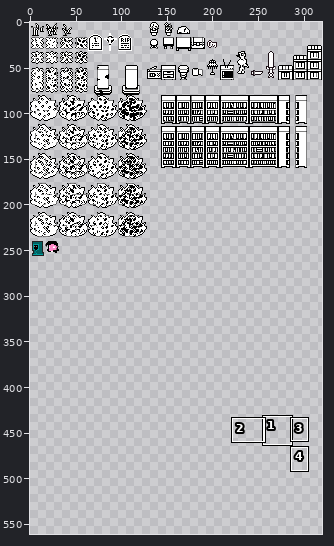
Sprite sheet -- Cross My Heart Game/Assets/Art/objects.png. The first picture is a wide view before the edit; the outline marks the close-up.
Close-up. Before:
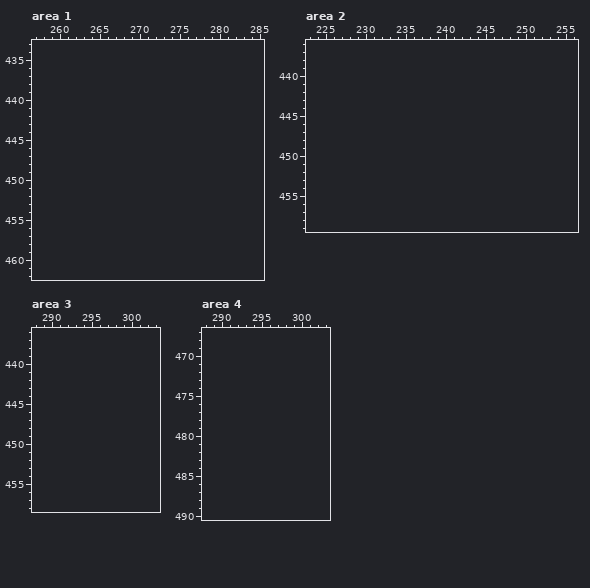
The file is 320x320 pixels. Pixels under 10% opacity are left out. Colours within 5 levels of each other are drawn and written as one. Shown: area 1: x 257..285, y 433..462; area 2: x 223..256, y 436..459; area 3: x 288..303, y 436..458; area 4: x 288..303, y 467..490. The old version is drawn lined up with the new one, on the new canvas. The wide view leaves out empty margins. The commit also changed other parts of the picture, which this record leaves out.
After:
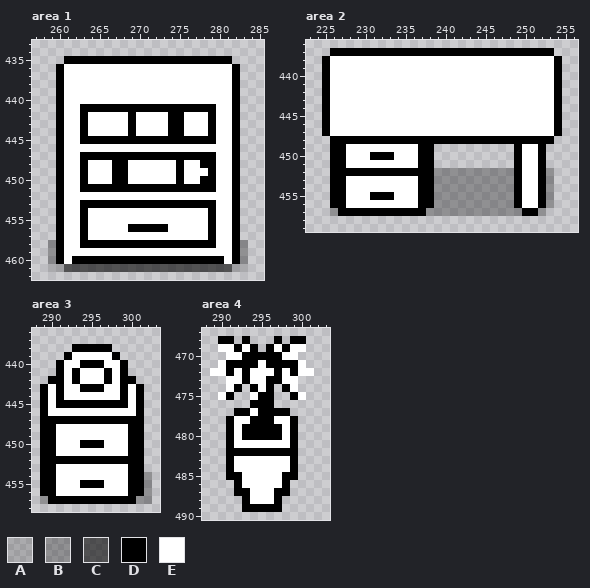
Palette (. is transparent): A #0000002b  B #0000004c  C #00000099  D #000000  E #ffffff
From old to new:
canvas 320x320 -> 320x640
Changed rows in their new state; - is an unchanged pixel.
Area 1:
first column x 259:
435 --DDDDDDDDDDDDDDDDDDDDD--
436 -DEEEEEEEEEEEEEEEEEEEEED-
437 -DEEEEEEEEEEEEEEEEEEEEED-
438 -DEEEEEEEEEEEEEEEEEEEEED-
439 -DEEEEEEEEEEEEEEEEEEEEED-
440 -DEEEEEEEEEEEEEEEEEEEEED-
441 -DEEDDDDDDDDDDDDDDDDDEED-
442 -DEEDEEEEEDEEEEDDEEEDEED-
443 -DEEDEEEEEDEEEEDDEEEDEED-
444 -DEEDEEEEEDEEEEDDEEEDEED-
445 -DEEDDDDDDDDDDDDDDDDDEED-
446 -DEEEEEEEEEEEEEEEEEEEEED-
447 -DEEDDDDDDDDDDDDDDDDDEED-
448 -DEEDEEEDDEEEEEEDEEDDEED-
449 -DEEDEEEDDEEEEEEDEEEDEED-
450 -DEEDEEEDDEEEEEEDEEDDEED-
451 -DEEDDDDDDDDDDDDDDDDDEED-
452 -DEEEEEEEEEEEEEEEEEEEEED-
453 -DEEDDDDDDDDDDDDDDDDDEED-
454 -DEEDEEEEEEEEEEEEEEEDEED-
455 -DEEDEEEEEEEEEEEEEEEDEED-
456 -DEEDEEEEEDDDDDEEEEEDEED-
457 -DEEDEEEEEEEEEEEEEEEDEED-
458 BDEEDDDDDDDDDDDDDDDDDEEDB
459 BDEEEEEEEEEEEEEEEEEEEEEDB
460 BDEDDDDDDDDDDDDDDDDDDDEDB
461 AACCCCCCCCCCCCCCCCCCCCCAA
Area 2:
first column x 225:
437 -DDDDDDDDDDDDDDDDDDDDDDDDDDDD-
438 DEEEEEEEEEEEEEEEEEEEEEEEEEEEED
439 DEEEEEEEEEEEEEEEEEEEEEEEEEEEED
440 DEEEEEEEEEEEEEEEEEEEEEEEEEEEED
441 DEEEEEEEEEEEEEEEEEEEEEEEEEEEED
442 DEEEEEEEEEEEEEEEEEEEEEEEEEEEED
443 DEEEEEEEEEEEEEEEEEEEEEEEEEEEED
444 DEEEEEEEEEEEEEEEEEEEEEEEEEEEED
445 DEEEEEEEEEEEEEEEEEEEEEEEEEEEED
446 DEEEEEEEEEEEEEEEEEEEEEEEEEEEED
447 DEEEEEEEEEEEEEEEEEEEEEEEEEEEED
448 -DDDDDDDDDDDDDDDDDDDDDDDDDDDD-
449 -DDEEEEEEEEEDD----------DEED--
450 -DDEEEDDDEEEDD----------DEED--
451 -DDEEEEEEEEEDD----------DEED--
452 -DDDDDDDDDDDDDBBBBBBBBBBDEEDB-
453 -DDEEEEEEEEEDDBBBBBBBBBBDEEDB-
454 -DDEEEEEEEEEDDBBBBBBBBBBDEEDB-
455 -DDEEEDDDEEEDDBBBBBBBBBBDEEDB-
456 -DDEEEEEEEEEDDBBBBBBBBBBDEEDB-
457 -BDDDDDDDDDDDBBBBBBBBBBBBDDB--
Area 3:
first column x 289:
438 ----DDDDD-----
439 ---DEEEEED----
440 --DEEDDDEED---
441 --DEDEEEDED---
442 -DDEDEEEDEDD--
443 DEDEEDDDEEDED-
444 DEDEEEEEEEDED-
445 DEDDDDDDDDDED-
446 DEEEEEEEEEEED-
447 DDDDDDDDDDDDD-
448 DDEEEEEEEEEDD-
449 DDEEEEEEEEEDD-
450 DDEEEDDDEEEDD-
451 DDEEEEEEEEEDD-
452 DDDDDDDDDDDDD-
453 DDEEEEEEEEEDD-
454 DDEEEEEEEEEDDB
455 DDEEEDDDEEEDDB
456 DDEEEEEEEEEDDB
457 BDDDDDDDDDDDBB
Area 4:
first column x 289:
468 -DD-D---D-DD-
469 -EEDED-DEDEE-
470 --EEDDDDDEE--
471 -EDDDDEDDDDE-
472 EEDEDEEEDEDEE
473 --EEDEEDDEE--
474 --ED-DED-DE--
475 -ED--EDD--DE-
476 -----DDD-----
477 ---DDEDDDD---
478 --DEEDDDEED--
479 --DEDDDDDED--
480 --DEDDDDDED--
481 --DEEEEEEED--
482 --DDDDDDDDD--
483 --DEEEEEEED--
484 --DEEEEEEED--
485 --DDEEEEEDD--
486 ---DEEEEED---
487 ---DDEEEDD---
488 ----DEEED----
489 ----DDDDD----
